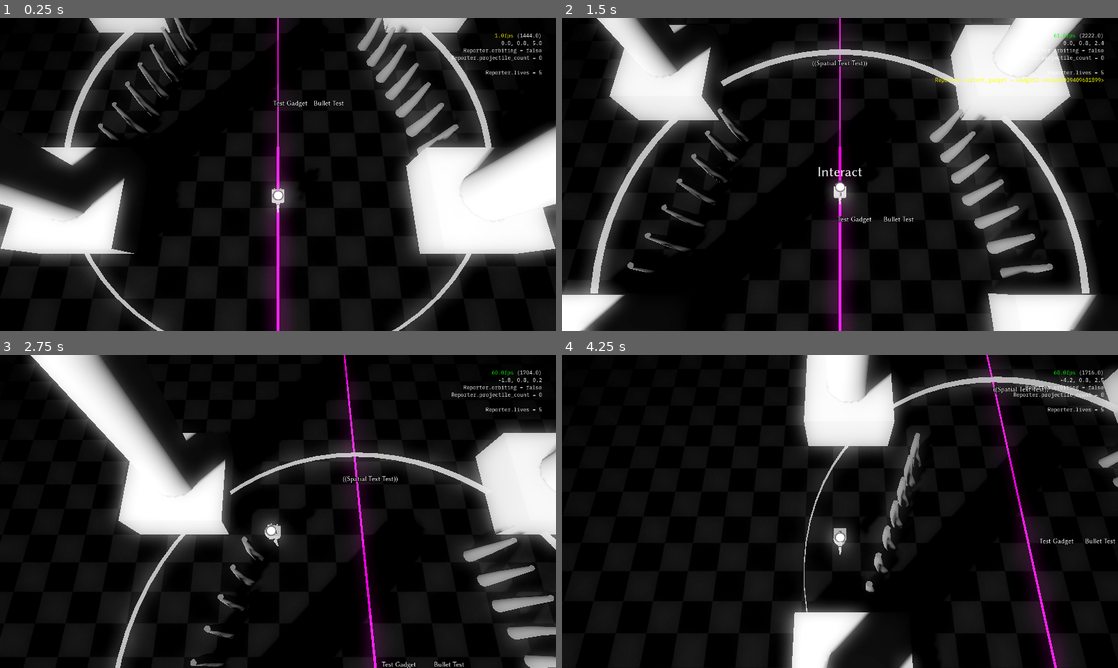
Above: before the commit, frames 1-4 (two rows, left to right).
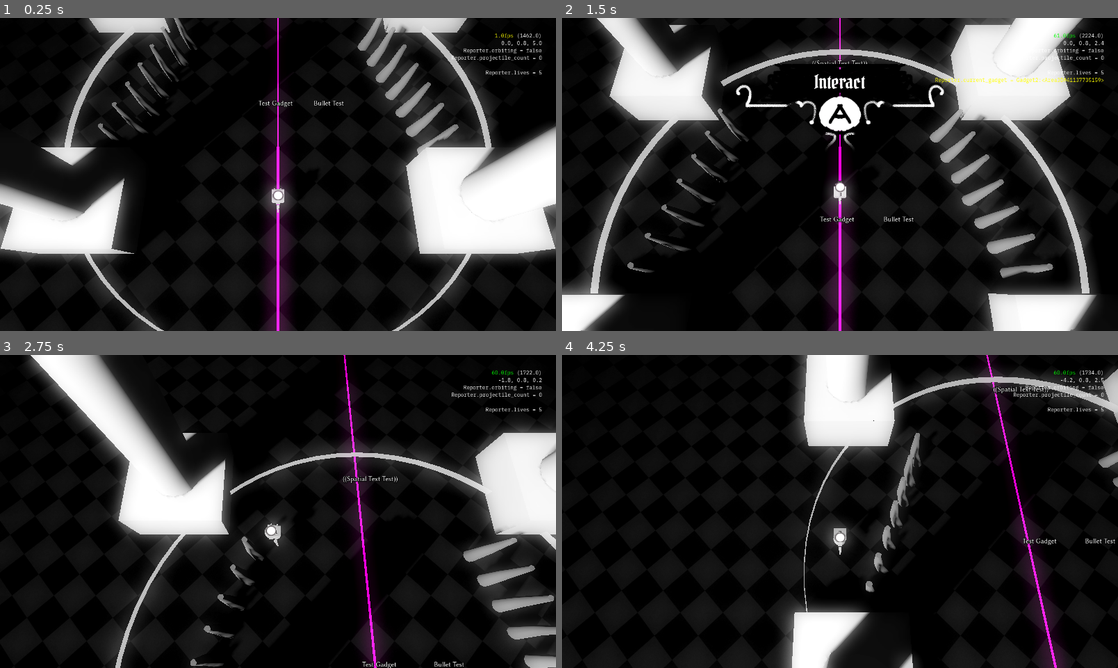
Above: after the commit, the same moments.

Repository: slyllama/dwelt
Game: Godot game, scene res://maps/debug/debug_map.tscn
The game is run twice, just before and just after one commit, with the same random seed, the same clock (stepped at 60 frames per second) and the same inputs.
Inputs (mouse positions are in pixels of both pictures, inside the frame that each line leads up to):
- Up to frame 1 (0.25 s): no input
- Up to frame 2 (1.5 s): move the mouse to (995, 74) at 0.52 s; hold W (move_forward) from 0.53 s (still down); tap F (interact) at 0.6, 1.35 s; move the mouse to (1006, 221) at 1.27 s
- Up to frame 3 (2.75 s): move the mouse to (111, 464) at 2.02 s; release W (move_forward) at 2.03 s; hold A (strafe_left) from 2.03 s (still down); right-click (111, 464) at 2.1 s; tap F (interact) at 2.3 s
- Up to frame 4 (4.25 s): move the mouse to (867, 511) at 2.77 s; tap Mouse wheel up (zoom_in) at 2.85 s; tap F (interact) at 3.05, 3.8 s; move the mouse to (756, 433) at 3.52 s; release A (strafe_left) at 3.53 s; hold S (move_back) from 3.53 s (still down); tap Mouse wheel down (zoom_out) at 3.6 s

The runs differ from the first frame. In frame 1, 0.5% of the frame differs, in the area x 0-96%, y 4-100%; in frame 2, 2.4%, in the area x 7-97%, y 4-100%; in frame 3, 0.3%; in frame 4, 0.5%.

Commit message:
Added TextureRectDissolve

Diff:
--- /dev/null
+++ b/generic/materials/mat_canvas_dissolve.tres
@@ -0,0 +1,9 @@
+[gd_resource type="ShaderMaterial" load_steps=3 format=3 uid="uid://byym4a8hrvgjg"]
+
+[ext_resource type="Shader" uid="uid://b4552e4yw8kki" path="res://generic/materials/shaders/shader_canvas_dissolve.gdshader" id="1_oa3at"]
+[ext_resource type="Texture2D" uid="uid://cv0i2yg877vce" path="res://generic/materials/textures/paint_mask.jpg" id="2_hctin"]
+
+[resource]
+shader = ExtResource("1_oa3at")
+shader_parameter/dissolve_texture = ExtResource("2_hctin")
+shader_parameter/dissolve_value = 0.0
--- /dev/null
+++ b/generic/materials/shaders/shader_canvas_dissolve.gdshader
@@ -0,0 +1,11 @@
+shader_type canvas_item;
+
+uniform sampler2D dissolve_texture: hint_default_black;
+uniform float dissolve_value: hint_range(0.0, 1.0);
+
+void fragment(){
+    vec4 main_texture = texture(TEXTURE, UV);
+    vec4 noise_texture = texture(dissolve_texture, UV);
+    main_texture.a *= floor(dissolve_value + min(1, noise_texture.x));
+    COLOR = main_texture;
+}
--- a/lib/gadget/gadget.gd
+++ b/lib/gadget/gadget.gd
@@ -16,13 +16,17 @@
 	set(_val):
 		radius = _val
 		$Collision.shape.radius = radius
+@export var interact_text = "((blahblah))"
+
+func _interact() -> void:
+	Reporter.do_shake_camera.emit()
+	interacted.emit()
+	print("Interacting with '" + title + "'")
 
 func _input(event: InputEvent) -> void:
 	if Reporter.current_gadget != self: return
 	if Input.is_action_just_pressed("interact"):
-		Reporter.do_shake_camera.emit()
-		interacted.emit()
-		print("Interacting with '" + title + "'")
+		_interact()
 
 func _on_body_entered(body: Node3D) -> void:
 	if body is DweltPlayer:
--- a/lib/gadget/gadget.tscn
+++ b/lib/gadget/gadget.tscn
@@ -9,6 +9,7 @@
 
 [node name="Gadget" type="Area3D"]
 script = ExtResource("1_xefrw")
+interact_text = null
 
 [node name="Collision" type="CollisionShape3D" parent="."]
 shape = SubResource("CylinderShape3D_bdga2")
--- a/lib/hud/hud.gd
+++ b/lib/hud/hud.gd
@@ -4,5 +4,10 @@
 
 func _ready() -> void:
 	Reporter.gadget_changed.connect(func():
-		await get_tree().process_frame
-		$InteractLabel.visible = (Reporter.current_gadget != null))
+		if Reporter.current_gadget:
+			var _r: Gadget = Reporter.current_gadget
+			if _r.interact_text:
+				$InteractLabel/InteractText.text = "[center]" + _r.interact_text + "[/center]"
+			else: $InteractLabel/InteractText.text = "[center]Interact[/center]"
+			$InteractLabel.dissolve_in()
+		else: $InteractLabel.dissolve_out())
--- a/lib/hud/hud.tscn
+++ b/lib/hud/hud.tscn
@@ -1,7 +1,24 @@
-[gd_scene load_steps=3 format=3 uid="uid://dt1ioqij5hj4b"]
+[gd_scene load_steps=11 format=3 uid="uid://dt1ioqij5hj4b"]
 
 [ext_resource type="Script" uid="uid://bvpr5qsawkemv" path="res://lib/hud/hud.gd" id="1_dcyf8"]
 [ext_resource type="PackedScene" uid="uid://cwbcsfej31lgq" path="res://lib/debug/debug_pane/debug_pane.tscn" id="1_o36f6"]
+[ext_resource type="Shader" uid="uid://b4552e4yw8kki" path="res://generic/materials/shaders/shader_canvas_dissolve.gdshader" id="3_pm6i7"]
+[ext_resource type="Texture2D" uid="uid://cxemcgoplp0ff" path="res://lib/hud/textures/interact.png" id="3_u1rn0"]
+[ext_resource type="Script" uid="uid://o537atgmmsth" path="res://lib/texture_rect_dissolve/texture_rect_dissolve.gd" id="4_pm6i7"]
+[ext_resource type="FontFile" uid="uid://bjaq6ks7h6ipp" path="res://generic/fonts/pirata_one.ttf" id="6_3pj68"]
+
+[sub_resource type="Gradient" id="Gradient_hctin"]
+
+[sub_resource type="FastNoiseLite" id="FastNoiseLite_636yr"]
+
+[sub_resource type="NoiseTexture2D" id="NoiseTexture2D_04i23"]
+color_ramp = SubResource("Gradient_hctin")
+noise = SubResource("FastNoiseLite_636yr")
+
+[sub_resource type="ShaderMaterial" id="ShaderMaterial_tpybq"]
+shader = ExtResource("3_pm6i7")
+shader_parameter/dissolve_texture = SubResource("NoiseTexture2D_04i23")
+shader_parameter/dissolve_value = 1.0
 
 [node name="HUD" type="CanvasLayer"]
 script = ExtResource("1_dcyf8")
@@ -16,21 +33,43 @@
 offset_bottom = 232.0
 grow_horizontal = 0
 
-[node name="InteractLabel" type="RichTextLabel" parent="."]
-visible = false
-custom_minimum_size = Vector2(200, 50)
+[node name="InteractLabel" type="TextureRect" parent="."]
+material = SubResource("ShaderMaterial_tpybq")
 anchors_preset = 8
 anchor_left = 0.5
 anchor_top = 0.5
 anchor_right = 0.5
 anchor_bottom = 0.5
-offset_left = -100.0
-offset_top = -25.0
-offset_right = 100.0
-offset_bottom = 25.0
+offset_left = -259.0
+offset_top = -272.0
+offset_right = 259.0
+offset_bottom = -15.0
 grow_horizontal = 2
 grow_vertical = 2
 mouse_filter = 2
-theme_override_font_sizes/normal_font_size = 32
+texture = ExtResource("3_u1rn0")
+script = ExtResource("4_pm6i7")
+initial_dissolve_value = 0.0
+metadata/_custom_type_script = "uid://o537atgmmsth"
+
+[node name="InteractText" type="RichTextLabel" parent="InteractLabel"]
+use_parent_material = true
+layout_mode = 1
+anchors_preset = 8
+anchor_left = 0.5
+anchor_top = 0.5
+anchor_right = 0.5
+anchor_bottom = 0.5
+offset_left = -131.0
+offset_top = -98.5
+offset_right = 131.0
+offset_bottom = -33.5
+grow_horizontal = 2
+grow_vertical = 2
+mouse_filter = 2
+theme_override_fonts/normal_font = ExtResource("6_3pj68")
+theme_override_font_sizes/normal_font_size = 44
 bbcode_enabled = true
 text = "[center]Interact[/center]"
+scroll_active = false
+autowrap_mode = 0
--- a/lib/player/player.tscn
+++ b/lib/player/player.tscn
@@ -1,7 +1,7 @@
 [gd_scene load_steps=7 format=3 uid="uid://dthn2ymslag7k"]
 
 [ext_resource type="Script" uid="uid://x4ivip3rc418" path="res://lib/player/player.gd" id="1_al4t3"]
-[ext_resource type="Texture2D" uid="uid://b6u8rdph3uu6w" path="res://generic/materials/textures/player_circle.png" id="2_2ocui"]
+[ext_resource type="Texture2D" uid="uid://b6u8rdph3uu6w" path="res://generic/textures/player_circle.png" id="2_2ocui"]
 [ext_resource type="PackedScene" uid="uid://cya78xg5xgre4" path="res://lib/player/player_model.tscn" id="3_2ocui"]
 
 [sub_resource type="CylinderShape3D" id="CylinderShape3D_al4t3"]
--- /dev/null
+++ b/lib/texture_rect_dissolve/texture_rect_dissolve.gd
@@ -0,0 +1,25 @@
+@tool
+class_name TextureRectDissolve extends TextureRect
+
+const CanvasDissolveMat = preload("res://generic/materials/mat_canvas_dissolve.tres")
+@onready var mat = CanvasDissolveMat.duplicate()
+
+@export var dissolve_time = 0.2
+@export var initial_dissolve_value = 1.0
+
+func _set_dissolve_value(value: float) -> void:
+	mat.set_shader_parameter("dissolve_value", value)
+
+func dissolve_in() -> void:
+	var _dissolve_tween = create_tween()
+	_dissolve_tween.tween_method(_set_dissolve_value, 0.0, 1.0, dissolve_time)
+
+func dissolve_out() -> void:
+	var _dissolve_tween = create_tween()
+	_dissolve_tween.tween_method(_set_dissolve_value, 1.0, 0.0, dissolve_time)
+
+func _ready() -> void:
+	material = mat
+
+	if Engine.is_editor_hint(): _set_dissolve_value(1.0)
+	else: _set_dissolve_value(initial_dissolve_value)
--- a/maps/debug/debug_map.tscn
+++ b/maps/debug/debug_map.tscn
@@ -60,6 +60,7 @@
 [node name="HUD" parent="." instance=ExtResource("2_31nek")]
 
 [node name="Floor" type="StaticBody3D" parent="."]
+transform = Transform3D(0.707107, 0, 0.707107, 0, 1, 0, -0.707107, 0, 0.707107, 0, 0, 0)
 
 [node name="Mesh" type="MeshInstance3D" parent="Floor"]
 transform = Transform3D(1, 0, 0, 0, 1, 0, 0, 0, 1, 0, -0.02, 0)
@@ -129,26 +130,28 @@
 height = 6.0
 sides = 16
 
-[node name="Ribs" parent="." instance=ExtResource("8_31nek")]
-transform = Transform3D(0.939693, 0, 0.34202, 0, 1, 0, -0.34202, 0, 0.939693, 3, 0, 2)
+[node name="Ribs" parent="Environment" instance=ExtResource("8_31nek")]
+transform = Transform3D(0.939693, 0, 0.34202, 0, 1, 0, -0.34202, 0, 0.939693, 3, 0, 0)
 
-[node name="Ribs2" parent="." instance=ExtResource("8_31nek")]
-transform = Transform3D(-0.939693, 0, 0.34202, 0, 1, 0, -0.34202, 0, -0.939693, -3, 0, 2)
+[node name="Ribs2" parent="Environment" instance=ExtResource("8_31nek")]
+transform = Transform3D(-0.939693, 0, 0.34202, 0, 1, 0, -0.34202, 0, -0.939693, -3, 0, 0)
 
-[node name="Mesh2" type="MeshInstance3D" parent="."]
-transform = Transform3D(1, 0, 0, 0, 1, 0, 0, 0, 1, 0, 0, 4)
+[node name="Mesh2" type="MeshInstance3D" parent="Environment"]
+transform = Transform3D(1, 0, 0, 0, 1, 0, 0, 0, 1, 0, 0, 2)
 cast_shadow = 0
 mesh = SubResource("QuadMesh_31nek")
+skeleton = NodePath("../..")
 
 [node name="Gadget" parent="." instance=ExtResource("9_31nek")]
 transform = Transform3D(1, 0, 0, 0, 1, 0, 0, 0, 1, 1.2, 0, 2.5)
 title = "Bullet Test"
-radius = 0.4
+radius = 0.65
+interact_text = "hello"
 
 [node name="Gadget2" parent="." instance=ExtResource("9_31nek")]
-transform = Transform3D(1, 0, 0, 0, 1, 0, 0, 0, 1, 0.3, 0, 2.5)
+transform = Transform3D(1, 0, 0, 0, 1, 0, 0, 0, 1, -0.0555345, 0, 2.5)
 title = "Test Gadget"
-radius = 0.6
+radius = 0.65
 
 [connection signal="timeout" from="TestTimer" to="." method="_on_test_timer_timeout"]
 [connection signal="interacted" from="Gadget" to="." method="_on_gadget_interacted"]
Binary file added: generic/fonts/pirata_one.ttf
Not shown, added: generic/fonts/pirata_one.ttf.import
Not shown, added: generic/materials/shaders/shader_canvas_dissolve.gdshader.uid
Binary file added: generic/materials/textures/paint_mask.jpg
Not shown, added: generic/materials/textures/paint_mask.jpg.import
Renamed: generic/materials/textures/player_circle.png -> generic/textures/player_circle.png
Not shown, changed: generic/textures/player_circle.png.import
Binary file added: lib/hud/textures/interact.png
Not shown, added: lib/hud/textures/interact.png.import
Not shown, added: lib/texture_rect_dissolve/texture_rect_dissolve.gd.uid
